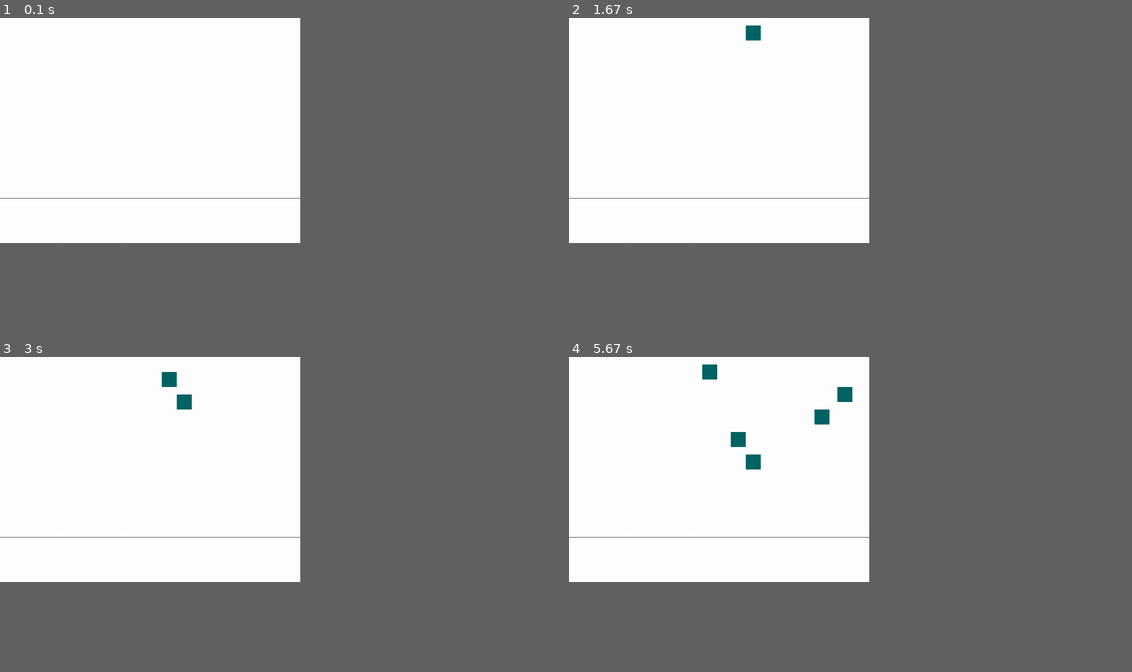
Above: before the commit, frames 1-4 (two rows, left to right).
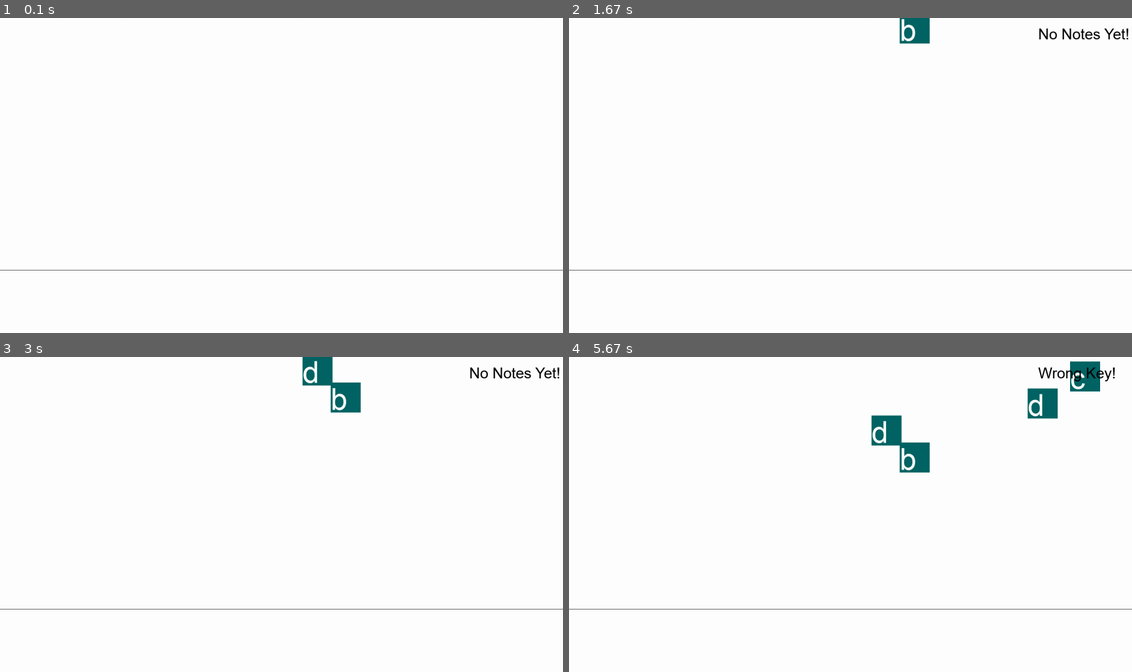
Above: after the commit, the same moments.

Repository: ECE-180D-WS-2023/Team-1
Game: pygame game, started from Pygame_Graphics_Game/main.py
The game is run twice, just before and just after one commit, with the same random seed, the same clock (stepped at 60 frames per second) and the same inputs.
Inputs:
- Up to frame 1 (0.1 s): no input
- Up to frame 2 (1.67 s): tap Enter at 0.33 s
- Up to frame 3 (3 s): no input
- Up to frame 4 (5.67 s): tap Space at 3.17 s
The window is 480x360 before the commit and 900x504 after it. Grey fills any space a smaller window leaves; there, only what the larger window draws over its background counts as a difference.

The runs differ from the first frame. In frame 1, 0.3% of the frame differs, in the area x 0-100%, y 57-81%; in frame 2, 1.1%; in frame 3, 1.7%; in frame 4, 3.0%, in the area x 0-100%, y 1-81%.

Commit message:
Implemented Basic Game Logic
- clearing notes when in hit zone and print statement completed
- blocks that fall have some letter in them

Diff:
--- /dev/null
+++ b/Pygame_Graphics_Game/Note.py
@@ -0,0 +1,48 @@
+import pygame
+import random
+from Settings import NOTE_FALL_SPEED, SCREEN_WIDTH, SCREEN_HEIGHT, NOTE_WIDTH, NOTE_HEIGHT, KEYS, HIT_ZONE_LOWER
+
+SUCCESS = "Nice!"
+TOO_EARLY = "Too Early!"
+WRONG_KEY = "Wrong Key!"
+
+
+# Note class for falling buttons
+class Note(pygame.sprite.Sprite):
+    def __init__(self):
+        super(Note, self).__init__()
+        self.surf = pygame.Surface((NOTE_WIDTH, NOTE_HEIGHT))
+        self.surf.fill((0, 100, 100))
+        self.rect = self.surf.get_rect(
+            center=(
+                random.randint(NOTE_WIDTH/2, SCREEN_WIDTH-(NOTE_WIDTH/2)),
+                0
+            )
+        )
+
+        # the letter assigned to note, randomly generated
+        self.char = random.choice(KEYS)
+        self.letter = self.char
+
+    # Move the note downwards based on fall speed
+    # Remove the note when it passes the bottom edge of the screen
+    def update(self):
+        self.rect.move_ip(0, NOTE_FALL_SPEED)
+        if self.rect.top > SCREEN_HEIGHT:
+            self.kill()
+
+    # use on key that is lowest
+    # returns the result of the key press back to main
+    def process_key(self, pressed_keys):
+        if (pressed_keys == self.char and self.rect.bottom > HIT_ZONE_LOWER):
+            self.kill()
+            return SUCCESS
+        elif pressed_keys == self.char and not self.rect.bottom > HIT_ZONE_LOWER:
+            return TOO_EARLY
+        else:
+            return WRONG_KEY
+
+# calculates lowest key and returns that note
+def get_lowest_note(notes):
+    lowest_note = max(notes, key=lambda x: x.rect.top)
+    return lowest_note
--- /dev/null
+++ b/Pygame_Graphics_Game/Settings.py
@@ -0,0 +1,33 @@
+import pygame
+# note that height grows downward, the top left is 0, 0 and bottom right is width, height
+
+# controls how much the note falls per refresh
+NOTE_FALL_SPEED = 1
+# time in between refresh
+update_time = 3
+
+BPM = 50
+NOTE_SPAWN_SPEED_MS = ((1/BPM)*60)*1000
+
+# screen width and height on laptop
+#SCREEN_WIDTH = 800
+#SCREEN_HEIGHT = 600
+SCREEN_WIDTH = 1500
+SCREEN_HEIGHT = 840
+
+# Note size on laptop
+#NOTE_WIDTH = 40
+#NOTE_HEIGHT = 40
+NOTE_WIDTH = 80
+NOTE_HEIGHT = 80
+
+# Letter font size
+LETTER_FONT_SIZE = NOTE_WIDTH
+# Result print font size
+RESULT_FONT_SIZE = int(NOTE_WIDTH/2)
+
+# list of available keyboard clicks
+KEYS = 'abcd'
+
+# HIT ZONE (lower bound) HEIGHT -- height grows downward
+HIT_ZONE_LOWER = SCREEN_HEIGHT-(SCREEN_HEIGHT/5)
--- /dev/null
+++ b/Pygame_Graphics_Game/Text.py
@@ -0,0 +1,10 @@
+import pygame
+from Settings import SCREEN_WIDTH
+
+class Text(pygame.sprite.Sprite):
+    def __init__(self, text = "", rect = (SCREEN_WIDTH - (SCREEN_WIDTH/6), 20)):
+        self.text = text
+        self.rect = rect
+
+    def update(self, text):
+        self.text = text
--- a/Pygame_Graphics_Game/main.py
+++ b/Pygame_Graphics_Game/main.py
@@ -1,61 +1,45 @@
 import pygame
-import random
+from Note import Note, get_lowest_note, SUCCESS, TOO_EARLY, WRONG_KEY
+from Settings import NOTE_SPAWN_SPEED_MS, SCREEN_WIDTH, SCREEN_HEIGHT, HIT_ZONE_LOWER, update_time, LETTER_FONT_SIZE, RESULT_FONT_SIZE
+from Text import Text
 from pygame.locals import (
     K_q,
     KEYDOWN,
     QUIT,
 )
 
+# TODO: eventually combine note fall speed and also note update speed
+    # currently update is called every update_time ms but also NOTE_FALL_SPEED is a parameter in Note
+# TODO: add hit zone text
+# TODO: add point system and text
+# TODO: add sprite for clearing success and bad
+
 # note that height grows downward, the top left is 0, 0 and bottom right is width, height
-
-bpm = 60
-
-NOTE_FALL_SPEED = 1
-NOTE_SPAWN_SPEED_MS = ((1/bpm)*60)*1000
-
-# screen width and height
-SCREEN_WIDTH = 800
-SCREEN_HEIGHT = 600
-
-# Note size
-NOTE_WIDTH = 40
-NOTE_HEIGHT = 40
-
-# HIT ZONE (lower bound) HEIGHT -- height grows downward
-HIT_ZONE_LOWER = SCREEN_HEIGHT-(SCREEN_HEIGHT/5)
-
-# Note class for falling buttons
-class Note(pygame.sprite.Sprite):
-    def __init__(self):
-        super(Note, self).__init__()
-        self.surf = pygame.Surface((NOTE_WIDTH, NOTE_HEIGHT))
-        self.surf.fill((0, 100, 100))
-        self.rect = self.surf.get_rect(
-            center=(
-                random.randint(NOTE_WIDTH/2, SCREEN_WIDTH-(NOTE_WIDTH/2)),
-                0
-            )
-        )
-
-    # Move the note downwards based on fall speed
-    # Remove the note when it passes the bottom edge of the screen
-    def update(self):
-        self.rect.move_ip(0, NOTE_FALL_SPEED)
-        if self.rect.top > SCREEN_HEIGHT:
-            self.kill()
 
 # Initialize pygame
 pygame.init()
 screen = pygame.display.set_mode((SCREEN_WIDTH, SCREEN_HEIGHT))
-
 # instantiate sprite groups
 notes = pygame.sprite.Group()
+# text stuff
+# texts = pygame.sprite.Group().add(Text())
+key_press_result_text = Text()
+key_font = pygame.font.Font('fonts/arial.ttf', LETTER_FONT_SIZE)
+result_font = pygame.font.Font('fonts/arial.ttf', RESULT_FONT_SIZE)
+
 # probably will eventually include other sprites like powerups or chars
 all_sprites = pygame.sprite.Group()
 
-# note spawning
+
+# note spawning timer
 SPAWNNOTE = pygame.USEREVENT + 1
 pygame.time.set_timer(SPAWNNOTE, int(NOTE_SPAWN_SPEED_MS))
+
+# custom note update per speed along with note fall speed
+last_time = pygame.time.get_ticks()
+
+# variable to store result of key_press attempts
+key_press_result = ""
 
 # Variable to keep the main loop running
 running = True
@@ -65,6 +49,15 @@
         if event.type == KEYDOWN:
             if event.key == K_q:
                 running = False
+            else:
+                # calculate which note is the lowest and then process key press accordingly based
+                # on that note's letter
+                if (notes):
+                    lowest_note = get_lowest_note(notes)
+                    key_press_result = lowest_note.process_key(pygame.key.name(event.key))
+                else:
+                    key_press_result = "No Notes Yet!"
+                key_press_result_text.update(text=key_press_result)
         # Check for QUIT event. If QUIT, then set running to false.
         elif event.type == QUIT:
             running = False
@@ -74,25 +67,33 @@
             notes.add(new_note)
             all_sprites.add(new_note)
 
+
     # update note positions
-    notes.update()
+    if (pygame.time.get_ticks() - last_time > update_time):
+        notes.update()
+        last_time = pygame.time.get_ticks()
 
     # Fill the screen with black
     screen.fill((255, 255, 255))
 
     # Get all of the keys currently pressed
-    pressed_keys = pygame.key.get_pressed()
+    # pressed_keys = pygame.key.get_pressed()
     # process pressed_keys
-
+    # get lowest note and process the key that was pressed
+    # get_lowest_note(notes).process_key(pygame.key.name(pressed_keys.key))
 
     # draw all sprites
-    for entity in all_sprites:
-        screen.blit(entity.surf, entity.rect)
+    for note in notes:
+        screen.blit(note.surf, note.rect)
+        screen.blit(key_font.render(note.letter, True, (255,255,255)), note.rect)
+
+    screen.blit(result_font.render(key_press_result_text.text, True, (0,0,0)), key_press_result_text.rect)
 
     # display hit zone
     # horizontal line to indicate hit zone
     pygame.draw.line(screen, (0, 0, 0), (0, HIT_ZONE_LOWER), (SCREEN_WIDTH, HIT_ZONE_LOWER))
-    # text to indicate hit zone
+
+    # include text to indicate hit zone
 
 
     # Update the display
Binary file added: Pygame_Graphics_Game/fonts/arial.ttf
